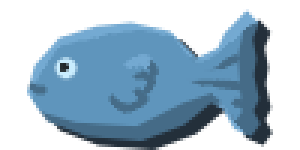
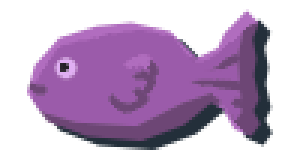
Revision of a layered 300 × 150 image; what changed, layer by layer:
painted on "Ebene" over (27, 9, 261, 141)
